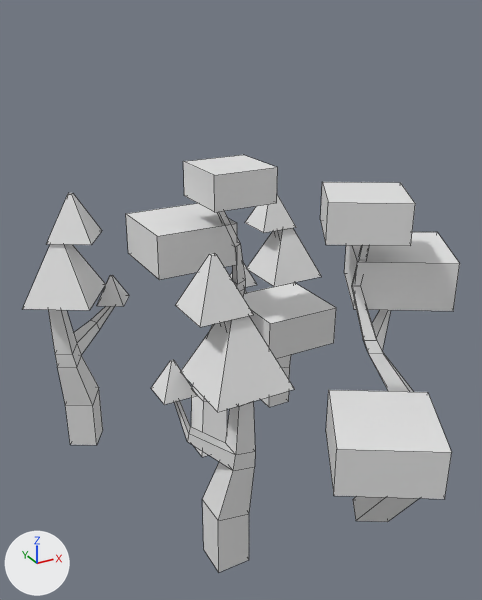
Two versions of the FBX model Assets/Art/blockout/trees.fbx, one commit apart.
Rendered twice from a 50 mm camera at (-3.76, -7.89, 6.32) aimed at (0.01, -1.04, 2.9). The axes (+X, +Y, +Z) are drawn at lower left. The lights are the same throughout. Mesh edges are drawn as thin lines. Where no turn or scale is listed for an object, it has been applied to the vertices.

The first picture shows 'tree1', 'tree1.001', 'tree1.002', 'tree2', 'tree2.001'.
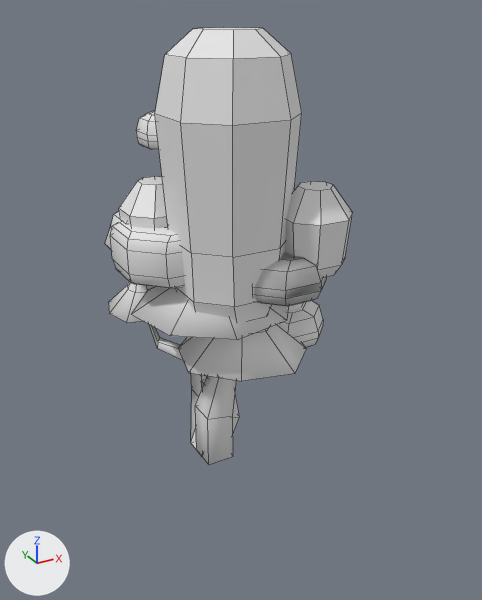
What differs and where, as boxes (x1, y1, x2, y2) in the pictures (482 x 600 px):
'tree4', added: after (119, 28, 353, 450)
    faces in mat_tree (white #e7e7e7): (119, 28, 353, 321)
    faces in mat_wood (white #e7e7e7): (191, 375, 240, 450)
'tree2.001', deleted: before (320, 182, 460, 522)
'tree1', reshaped, moved: before (151, 253, 294, 572); after (108, 281, 307, 464)
'tree2', reshaped: before (126, 155, 336, 457); after (110, 111, 326, 347)
'tree1.001', deleted: before (22, 193, 129, 445)
'tree1.002', deleted: before (230, 195, 322, 407)
'tree3', added: after (105, 211, 304, 441)
    faces in mat_wood (white #e7e7e7): (191, 373, 202, 441)
    faces in mat_tree (white #e7e7e7): (105, 211, 304, 311)
part 1 of me_cube_004, added: after (131, 287, 288, 340)
part 2 of me_cube_004, added: after (108, 281, 154, 323)
part 3 of me_cube_004, added: after (179, 323, 307, 381)
part 4 of me_cube_004, deleted: before (151, 360, 197, 405)
part 5 of me_cube_004, cut back: before (174, 253, 294, 470); after (150, 325, 184, 361)
part 7 of me_cube_005, rebuilt: before (126, 203, 237, 280); after (110, 221, 184, 289)
part 8 of me_cube_005, added: after (254, 251, 326, 306)
part 9 of me_cube_005, added: after (136, 111, 159, 150)
part 10 of me_cube_005, deleted: before (183, 155, 278, 212)
part 11 of me_cube_005, built on: before (243, 282, 336, 359); after (279, 301, 323, 347)

The change, as a list of edits to the scene's bpy script:
```text
Change me_cube_005:
    remove me_cube_005.from_pydata(...)  # 76 vertices, 66 faces; spans x -0.86..1.77, y -0.85..0.67, z 0.0..4.49
    add me_cube_005.from_pydata(...)  # 292 vertices, 258 faces; spans x -1.17..1.77, y -1.49..0.85, z 0.0..5.08
    me_cube_005 part 7: the loose piece of 8 vertices spanning x -0.86..0.27, y -0.46..0.67, z 3.14..3.72 is rebuilt with 48 vertices and now spans x -1.17..0.25, y -0.57..0.85, z 2.98..3.71, in mat_tree (white #e7e7e7)
    me_cube_005 part 8: a new loose piece of 48 vertices spanning x 0.09..1.22, y -1.49..-0.36, z 2.85..3.43, in mat_tree (white #e7e7e7)
    me_cube_005 part 9: a new loose piece of 48 vertices spanning x -0.69..0.14, y -0.11..0.73, z 4.65..5.08, in mat_tree (white #e7e7e7)
    me_cube_005 part 10: the loose piece of 8 vertices spanning x -0.25..0.63, y -0.85..0.03, z 4.04..4.49 is deleted
    me_cube_005 part 11
    6 vertices are removed from x 0.64..1.77, y -0.73..0.4, z 1.71..2.29
    6 faces are deleted
    2 vertices move from x 0.64, y -0.73, z 1.71..2.29 to x 0.81..1.11, y -0.56..-0.26, z 2.29
    29 vertices are added at x 0.64..1.74, y -0.73..0.4, z 1.71..2.29
    9 new vertices lie (0.3, 0.3, 0.0) away from vertices in x 0.64..1.47, y -0.73..0.1, z 1.71..2.29
    8 new vertices lie (0.3, -0.3, 0.0) away from vertices in x 0.64..1.47, y -0.43..0.4, z 1.71..2.2
    42 new faces join them, mat_tree (white #e7e7e7)
    me_cube_005 part 12: the surface is now shaded smooth
    add me_cube_005.materials.append(mat_tree)  # white #e7e7e7
    add me_cube_005.materials.append(mat_wood)  # white #e7e7e7
Change me_cube_004:
    remove me_cube_004.from_pydata(...)  # 60 vertices, 52 faces; spans x -0.6..0.6, y -0.72..0.5, z 0.0..3.97
    add me_cube_004.from_pydata(...)  # 140 vertices, 130 faces; spans x -1.16..1.28, y -1.48..1.37, z 0.0..4.33
    me_cube_004 part 1: a new loose piece of 26 vertices spanning x -1.13..1.11, y -1.39..0.85, z 2.54..3.46, in mat_tree (white #e7e7e7)
    me_cube_004 part 2: a new loose piece of 26 vertices spanning x -1.16..-0.1, y 0.31..1.37, z 2.2..3.01, in mat_tree (white #e7e7e7)
    me_cube_004 part 3: a new loose piece of 26 vertices spanning x -0.64..1.28, y -1.48..0.44, z 1.89..2.82, in mat_tree (white #e7e7e7)
    me_cube_004 part 4: the loose piece of 8 vertices spanning x -0.6..-0.19, y 0.09..0.5, z 2.23..2.64 is deleted
    me_cube_004 part 5
    16 vertices are removed from x -0.36..0.6, y -0.72..0.24, z 2.51..3.97
    12 faces are deleted
    6 vertices in x -0.42..-0.32, y -0.07..0.41, z 1.77..2.31 move by (-0.22, 0.43, -0.05)
    2 vertices move from x -0.4..-0.32, y -0.08..0.04, z 1.88 to x -0.62..-0.54, y 0.35..0.47, z 1.84
    me_cube_004 part 6: the surface is now shaded smooth
    add me_cube_004.materials.append(mat_tree)  # white #e7e7e7
    add me_cube_004.materials.append(mat_wood)  # white #e7e7e7
Remove ob_tree1_002:
    ob_tree1_002 = bpy.data.objects.new('tree1.002', me_cube_008)
Remove ob_tree2_001:
    ob_tree2_001 = bpy.data.objects.new('tree2.001', me_cube_007)
Change ob_tree1:
    ob_tree1.location: (-0.82, -1.94, 0.0) -> (0.0, 0.0, 0.0)
Remove ob_tree1_001:
    ob_tree1_001 = bpy.data.objects.new('tree1.001', me_cube_006)
Add ob_tree3:
    ob_tree3 = bpy.data.objects.new('tree3', me_cube_012)  # 236 vertices, 208 faces; spans x -1.13..1.78, y -1.49..1.43, z 0.0..4.46; in mat_tree (white #e7e7e7), mat_wood (white #e7e7e7)
    ob_tree3.location = (0.0, 0.0, 0.0)
Add ob_tree4:
    ob_tree4 = bpy.data.objects.new('tree4', me_cube_016)  # 180 vertices, 151 faces; spans x -1.0..1.55, y -1.48..1.03, z 0.0..6.09; in mat_tree (white #e7e7e7), mat_wood (white #e7e7e7)
    ob_tree4.location = (0.0, 0.0, 0.0)
```
